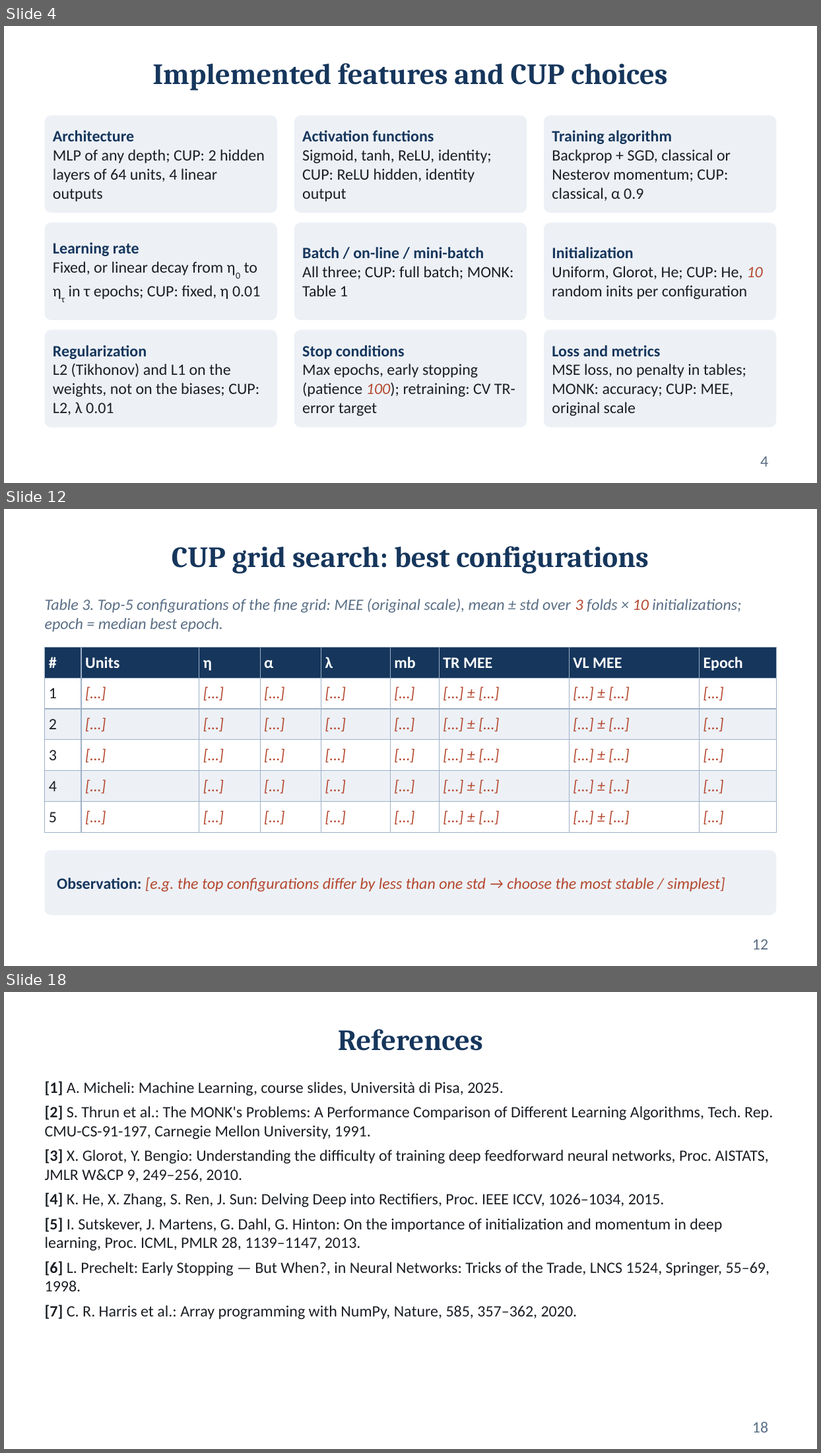
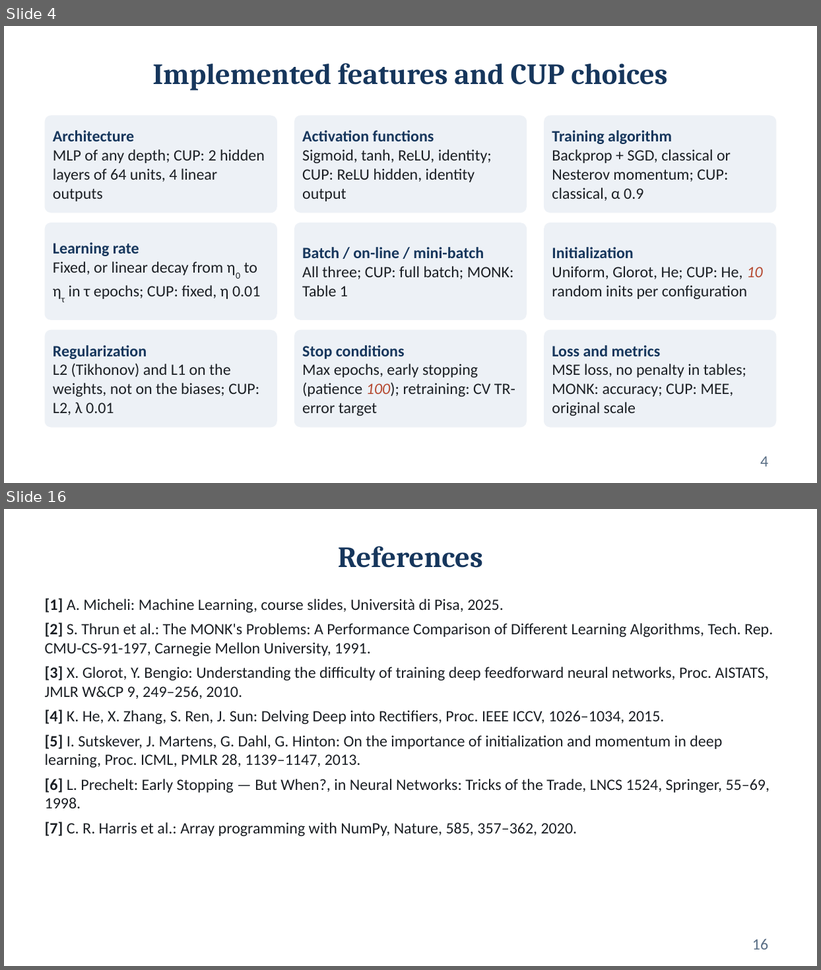
Before and after one commit to Fred-ef/ml_proj, a slide deck: Federico_Cristofaro_ML-2025_slides.pptx. Shown one above the other, each under a label of ours: slides 4, 12 and 18 before the commit, slides 4 and 16 after it; the slides between them are not shown. The pictures are 821x1453 and 821x970 pixels, drawn with LibreOffice and Linux fonts; fonts in the diff are those of the drawing. Boxes give left, top, right and bottom in pixels: in the first picture for what was removed or moved away, otherwise in the second. Text is boxed around its words. In the diff, an @@ line names an element or a change of style, - is before the commit and + after.

```diff
--- a/Federico_Cristofaro_ML-2025_slides.pptx
+++ b/Federico_Cristofaro_ML-2025_slides.pptx
@@ slide 12 removed at (4,509,817,966), background #FFFFFF @@
@@ title removed at (172,546,648,574) @@
-CUP grid search: best configurations
@@ text removed at (45,599,741,632) @@
-Table 3. Top-5 configurations of the fine grid: MEE (original scale), mean ± std over 3 folds × 10 initializations; epoch = median best epoch.
@@ table removed at (45,647,776,825), 6 rows, 9 columns @@
-# | Units | η | α | λ | mb | TR MEE | VL MEE | Epoch
-1 | […] | […] | […] | […] | […] | […] ± […] | […] ± […] | […]
-2 | […] | […] | […] | […] | […] | […] ± […] | […] ± […] | […]
-3 | […] | […] | […] | […] | […] | […] ± […] | […] ± […] | […]
-4 | […] | […] | […] | […] | […] | […] ± […] | […] ± […] | […]
-5 | […] | […] | […] | […] | […] | […] ± […] | […] ± […] | […]
@@ rounded rectangle removed at (45,850,776,916) @@
@@ text removed at (57,877,725,892) @@
-Observation: [e.g. the top configurations differ by less than one std → choose the most stable / simplest]
@@ page number removed at (752,939,768,950) @@
-12
@@ what was slide 18 is now slide 16 @@
@@ page number at (752,939,768,950): text changed @@
-18
+16
```
Also in this commit, not shown: 10 slides changed, 5 slides added, 9 other slides removed, 1 other file.
